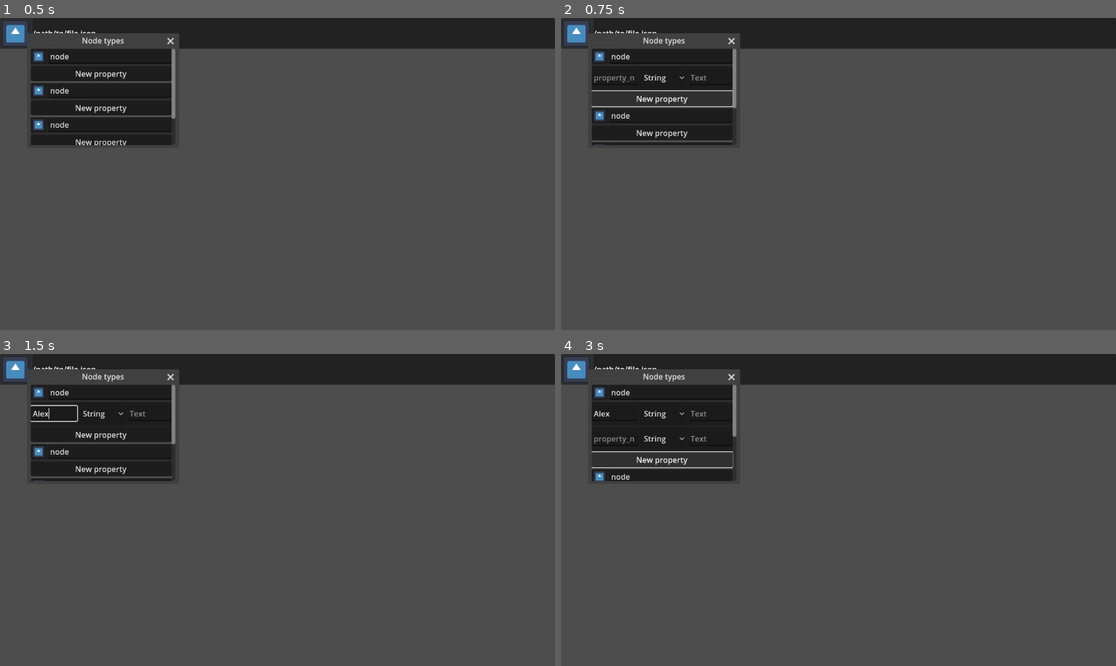
Above: before the commit, frames 1-4 (two rows, left to right).
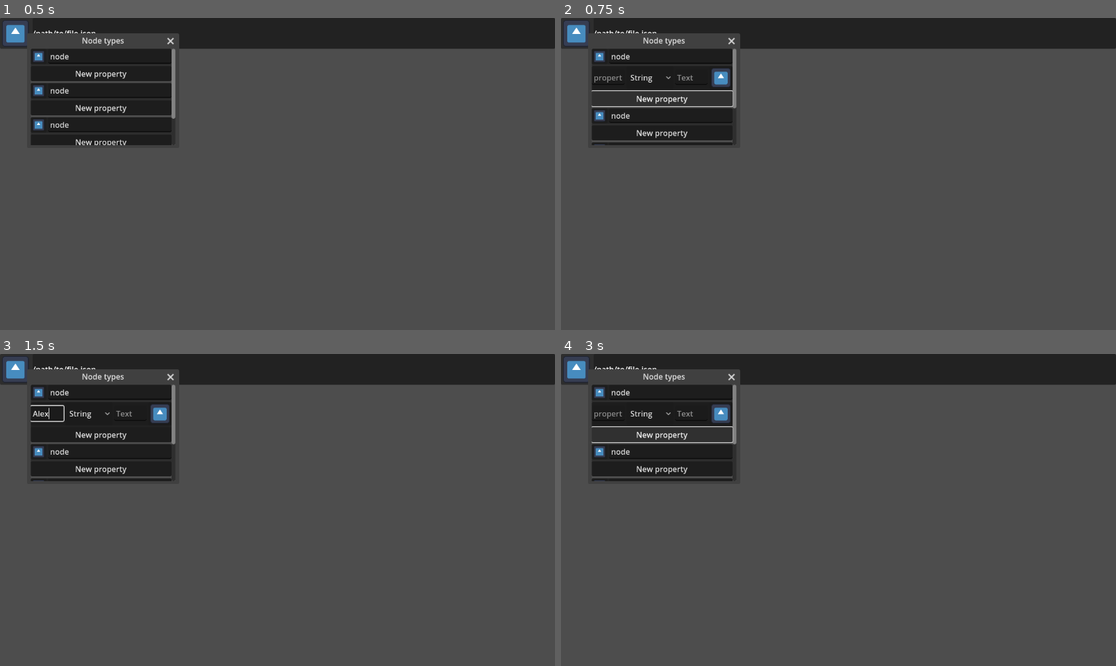
Above: after the commit, the same moments.

Repository: arthurgps2/nodoban
Game: Godot game, scene res://Charter/Charter.tscn
The game is run twice, just before and just after one commit, with the same random seed, the same clock (stepped at 60 frames per second) and the same inputs. The engine's default icon, where the game draws it, is replaced by a stand-in: a white triangle on a blue panel in a dark square.
Inputs (mouse positions are in pixels of both pictures, inside the frame that each line leads up to):
- Up to frame 1 (0.5 s): no input
- Up to frame 2 (0.75 s): click "New property" at 0.5 s
- Up to frame 3 (1.5 s): click (55, 413) at 1.27 s; type "Alex" at 1.35 s
- Up to frame 4 (3 s): click (721, 413) at 2.02 s; click "New property" at 2.75 s

Frame 1 is identical in both runs. In frame 2, 0.3% of the frame differs, in the area x 11-31%, y 16-23%; in frame 3, 0.4%; in frame 4, 1.8%, in the area x 5-32%, y 16-41%.

Commit message:
Delete property button

Diff:
--- a/Charter/Node Type Menu/Node Property/CharterNodeProperty.gd
+++ b/Charter/Node Type Menu/Node Property/CharterNodeProperty.gd
@@ -6,3 +6,6 @@
 
 func get_property_value() -> Variant:
 	return %PropertyValue.get_value()
+
+func _on_button_pressed() -> void:
+	queue_free()
--- a/Charter/Node Type Menu/Node Property/CharterNodeProperty.tscn
+++ b/Charter/Node Type Menu/Node Property/CharterNodeProperty.tscn
@@ -1,7 +1,8 @@
-[gd_scene load_steps=3 format=3 uid="uid://dmrygu0hmivbp"]
+[gd_scene load_steps=4 format=3 uid="uid://dmrygu0hmivbp"]
 
 [ext_resource type="PackedScene" uid="uid://bsf00q17e4aoy" path="res://Charter/Node Type Menu/Node Property Value/CharterNodePropertyValue.tscn" id="1_fsvlv"]
 [ext_resource type="Script" path="res://Charter/Node Type Menu/Node Property/CharterNodeProperty.gd" id="1_gavam"]
+[ext_resource type="Texture2D" uid="uid://bgdvc6m8oju7c" path="res://icon.svg" id="3_qun5f"]
 
 [node name="CharterNodeProperty" type="PanelContainer"]
 custom_minimum_size = Vector2(0, 48)
@@ -28,3 +29,11 @@
 [node name="PropertyValue" parent="HBoxContainer" instance=ExtResource("1_fsvlv")]
 unique_name_in_owner = true
 layout_mode = 2
+
+[node name="Button" type="Button" parent="HBoxContainer"]
+custom_minimum_size = Vector2(48, 48)
+layout_mode = 2
+icon = ExtResource("3_qun5f")
+expand_icon = true
+
+[connection signal="pressed" from="HBoxContainer/Button" to="." method="_on_button_pressed"]
